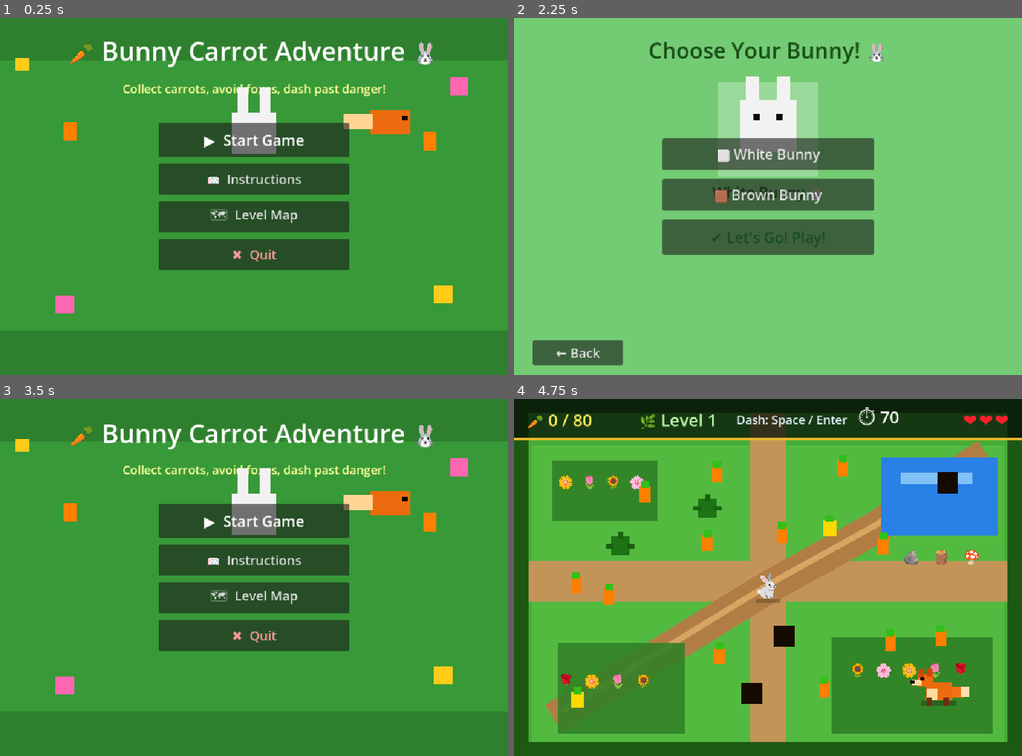
Above: before the commit, frames 1-4 (two rows, left to right).
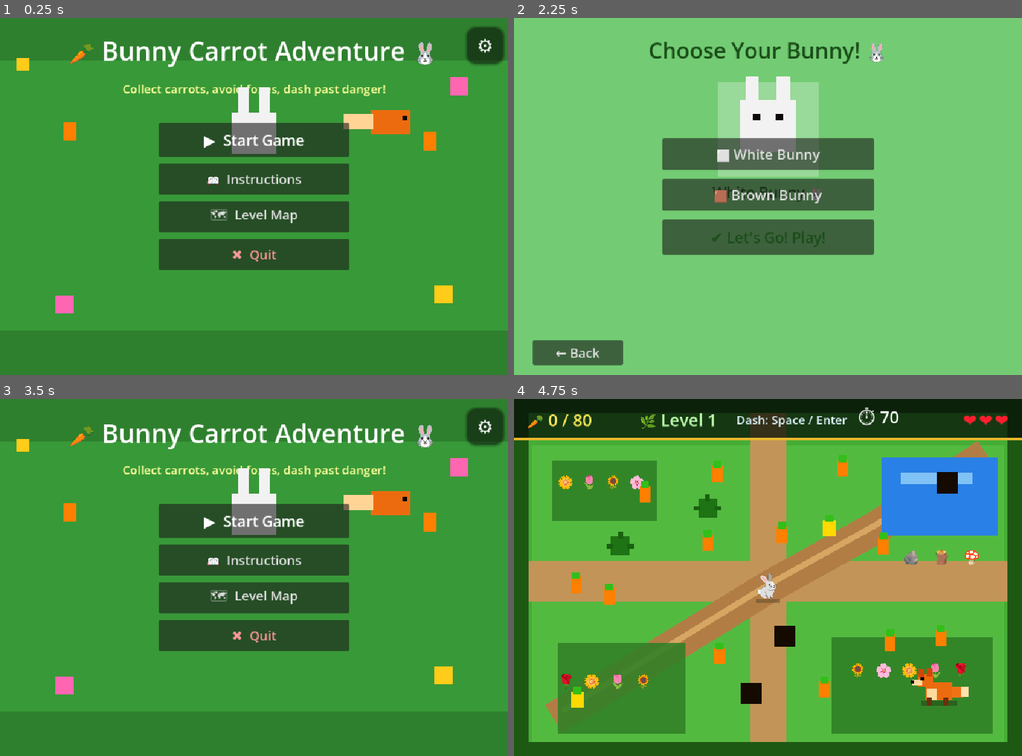
Above: after the commit, the same moments.

Repository: hamzabasem900-source/RUBBY
Game: Godot game, scene res://scenes/MainMenu.tscn
Two runs of this game, one before a commit and one after it. Both use one fixed random seed, a clock stepped at 60 frames per second and the inputs below.
Inputs (mouse positions are in pixels of both pictures, inside the frame that each line leads up to):
- Up to frame 1 (0.25 s): no input
- Up to frame 2 (2.25 s): click (1001, 46) at 0.5 s, where only the run after the commit has a clickable "⚙"; click (930, 89) at 1.25 s, where only the run after the commit has a clickable "✕"; click "▶ Start Game" at 2 s
- Up to frame 3 (3.5 s): click "← Back" at 2.75 s
- Up to frame 4 (4.75 s): click "▶ Start Game" at 3.5 s; click "✔ Let's Go! Play!" at 4.25 s

The runs differ from the first frame. In frame 1, 2.5% of the frame differs, in the area x 3-100%, y 2-83%; in frame 2, 0.9%; in frame 3, 2.5%; in frame 4, 1.2%.

Commit message:
Inline settings menu without new files

Diff:
--- a/project.godot
+++ b/project.godot
@@ -29,6 +29,7 @@
 window/size/viewport_width=1024
 window/size/viewport_height=720
 window/stretch/mode="canvas_items"
+window/stretch/aspect="expand"
 
 [input]
 
--- a/scenes/MainMenu.tscn
+++ b/scenes/MainMenu.tscn
@@ -1,6 +1,31 @@
-[gd_scene load_steps=2 format=3 uid="uid://main_menu"]
+[gd_scene load_steps=5 format=3 uid="uid://main_menu"]
 
 [ext_resource type="Script" path="res://scripts/main_menu.gd" id="1_mainmenu"]
+
+[sub_resource type="StyleBoxFlat" id="StyleBoxFlat_settings_normal"]
+bg_color = Color(0.06, 0.07, 0.06, 0.30)
+corner_radius_top_left = 18
+corner_radius_top_right = 18
+corner_radius_bottom_right = 18
+corner_radius_bottom_left = 18
+shadow_color = Color(0, 0, 0, 0.35)
+shadow_size = 6
+
+[sub_resource type="StyleBoxFlat" id="StyleBoxFlat_settings_hover"]
+bg_color = Color(0.08, 0.09, 0.08, 0.45)
+corner_radius_top_left = 18
+corner_radius_top_right = 18
+corner_radius_bottom_right = 18
+corner_radius_bottom_left = 18
+shadow_color = Color(0, 0, 0, 0.42)
+shadow_size = 8
+
+[sub_resource type="StyleBoxFlat" id="StyleBoxFlat_settings_pressed"]
+bg_color = Color(0.03, 0.04, 0.03, 0.55)
+corner_radius_top_left = 18
+corner_radius_top_right = 18
+corner_radius_bottom_right = 18
+corner_radius_bottom_left = 18
 
 [node name="MainMenu" type="Control"]
 layout_mode = 3
@@ -150,6 +175,7 @@
 color = Color(0.03, 0.02, 0.02, 1)
 
 [node name="CenterContainer" type="CenterContainer" parent="."]
+mouse_filter = 2
 layout_mode = 1
 anchors_preset = 15
 anchor_right = 1.0
@@ -185,3 +211,19 @@
 theme_override_colors/font_color = Color(1, 0.6, 0.6, 1)
 theme_override_font_sizes/font_size = 26
 text = "✖  Quit"
+
+[node name="SettingsButton" type="Button" parent="."]
+z_index = 100
+layout_mode = 0
+offset_left = 942.0
+offset_top = 20.0
+offset_right = 1014.0
+offset_bottom = 92.0
+mouse_default_cursor_shape = 2
+theme_override_colors/font_color = Color(1, 1, 1, 1)
+theme_override_colors/font_hover_color = Color(1, 0.95, 0.55, 1)
+theme_override_font_sizes/font_size = 38
+theme_override_styles/normal = SubResource("StyleBoxFlat_settings_normal")
+theme_override_styles/hover = SubResource("StyleBoxFlat_settings_hover")
+theme_override_styles/pressed = SubResource("StyleBoxFlat_settings_pressed")
+text = "⚙"
--- a/scripts/audio_manager.gd
+++ b/scripts/audio_manager.gd
@@ -24,9 +24,12 @@
 const MUSIC_KEYS: Array[String] = ["menu_music", "gameplay_music"]
 
 func _ready() -> void:
+	_ensure_audio_bus("Music")
+	_ensure_audio_bus("SFX")
 	for key in AUDIO_PATHS.keys():
 		var player := AudioStreamPlayer.new()
 		player.name = key
+		player.bus = "Music" if MUSIC_KEYS.has(key) else "SFX"
 		player.volume_db = _get_volume_for(key)
 		add_child(player)
 		_players[key] = player
@@ -58,6 +61,13 @@
 			return -2.0
 		_:
 			return 0.0
+
+func _ensure_audio_bus(bus_name: String) -> void:
+	if AudioServer.get_bus_index(bus_name) != -1:
+		return
+	AudioServer.add_bus()
+	var idx := AudioServer.get_bus_count() - 1
+	AudioServer.set_bus_name(idx, bus_name)
 
 func _set_stream_loop(stream: AudioStream, loop: bool) -> void:
 	# MP3, WAV, and OGG stream resources expose a loop property in Godot.
--- a/scripts/game_manager.gd
+++ b/scripts/game_manager.gd
@@ -58,10 +58,32 @@
 	time_changed.emit(time_remaining)
 
 func get_level_config(level_num: int) -> Dictionary:
+	var selected_config: Dictionary = level_configs[0]
 	for cfg in level_configs:
 		if cfg["level"] == level_num:
-			return cfg
-	return level_configs[0]
+			selected_config = cfg
+			break
+	return _apply_difficulty(selected_config)
+
+func _apply_difficulty(config: Dictionary) -> Dictionary:
+	var adjusted := config.duplicate(true)
+	var difficulty := _load_saved_difficulty()
+	match difficulty:
+		"Easy":
+			adjusted["time_limit"] = float(adjusted["time_limit"]) + 15.0
+			adjusted["lives"] = int(adjusted["lives"]) + 1
+			adjusted["required_score"] = int(float(adjusted["required_score"]) * 0.85)
+		"Hard":
+			adjusted["time_limit"] = max(25.0, float(adjusted["time_limit"]) - 10.0)
+			adjusted["lives"] = max(1, int(adjusted["lives"]) - 1)
+			adjusted["required_score"] = int(float(adjusted["required_score"]) * 1.15)
+	return adjusted
+
+func _load_saved_difficulty() -> String:
+	var config := ConfigFile.new()
+	if config.load("user://settings.cfg") != OK:
+		return "Normal"
+	return str(config.get_value("game", "difficulty", "Normal"))
 
 # ── Score ────────────────────────────────────────────────────────────────────
 
--- a/scripts/main_menu.gd
+++ b/scripts/main_menu.gd
@@ -2,27 +2,62 @@
 
 # =============================================
 # MainMenu Scene Controller
+# Settings are built inside this existing scene/script only.
+# No separate settings scene or manager is required.
 # =============================================
+
+const SETTINGS_PATH: String = "user://settings.cfg"
+const SETTINGS_SECTION: String = "game"
+const RESOLUTIONS: Array[String] = ["1024 x 720", "1280 x 720", "1600 x 900", "1920 x 1080"]
+const DIFFICULTIES: Array[String] = ["Easy", "Normal", "Hard"]
 
 @onready var start_btn:   Button = $CenterContainer/VBoxContainer/StartButton
 @onready var instr_btn:   Button = $CenterContainer/VBoxContainer/InstructionsButton
 @onready var map_btn:     Button = $CenterContainer/VBoxContainer/LevelMapButton
 @onready var quit_btn:    Button = $CenterContainer/VBoxContainer/QuitButton
+@onready var settings_btn: Button = $SettingsButton
 @onready var title_label: Label  = $TitleLabel
 
 var _bounce_t: float = 0.0
+var _settings_overlay: Control
+var _fps_label: Label
+var _settings: Dictionary = {
+	"fullscreen": false,
+	"resolution": "1024 x 720",
+	"show_fps": false,
+	"reduce_motion": false,
+	"master_volume": 0.85,
+	"music_volume": 0.70,
+	"sfx_volume": 0.85,
+	"mute_audio": false,
+	"difficulty": "Normal"
+}
 
 func _ready() -> void:
+	_load_settings()
+	_apply_settings()
 	AudioManager.play_menu_music()
 	start_btn.pressed.connect(_on_start)
 	instr_btn.pressed.connect(_on_instructions)
 	map_btn.pressed.connect(_on_level_map)
 	quit_btn.pressed.connect(_on_quit)
+	settings_btn.pressed.connect(_show_settings)
+	_build_settings_overlay()
+
+func _input(event: InputEvent) -> void:
+	if event.is_action_pressed("ui_cancel") and _settings_overlay != null and _settings_overlay.visible:
+		_hide_settings()
+	elif event is InputEventMouseButton:
+		var mouse_event := event as InputEventMouseButton
+		if mouse_event.button_index == MOUSE_BUTTON_LEFT and mouse_event.pressed:
+			if settings_btn.get_global_rect().has_point(mouse_event.position):
+				_show_settings()
 
 func _process(delta: float) -> void:
 	_bounce_t += delta
-	if title_label:
+	if title_label and not bool(_settings["reduce_motion"]):
 		title_label.position.y = 28.0 + sin(_bounce_t * 1.6) * 6.0
+	_update_fps_label()
 
 func _on_start() -> void:
 	AudioManager.play_button_click()
@@ -39,3 +74,262 @@
 func _on_quit() -> void:
 	AudioManager.play_button_click()
 	get_tree().quit()
+
+func _load_settings() -> void:
+	var config := ConfigFile.new()
+	if config.load(SETTINGS_PATH) != OK:
+		return
+	for key in _settings.keys():
+		_settings[key] = config.get_value(SETTINGS_SECTION, key, _settings[key])
+
+func _save_settings() -> void:
+	var config := ConfigFile.new()
+	for key in _settings.keys():
+		config.set_value(SETTINGS_SECTION, key, _settings[key])
+	var err := config.save(SETTINGS_PATH)
+	if err != OK:
+		push_warning("MainMenu: could not save settings.cfg")
+
+func _set_setting(key: String, value: Variant) -> void:
+	_settings[key] = value
+	_save_settings()
+	_apply_settings()
+
+func _apply_settings() -> void:
+	_apply_display_settings()
+	_apply_audio_settings()
+	_apply_fps_label()
+
+func _apply_display_settings() -> void:
+	var root_window := get_tree().root
+	root_window.content_scale_mode = Window.CONTENT_SCALE_MODE_CANVAS_ITEMS
+	root_window.content_scale_aspect = Window.CONTENT_SCALE_ASPECT_EXPAND
+	root_window.content_scale_size = Vector2i(1024, 720)
+
+	if bool(_settings["fullscreen"]):
+		DisplayServer.window_set_mode(DisplayServer.WINDOW_MODE_FULLSCREEN)
+		return
+
+	var size := _resolution_to_vector(str(_settings["resolution"]))
+	DisplayServer.window_set_mode(DisplayServer.WINDOW_MODE_WINDOWED)
+	DisplayServer.window_set_size(size)
+	var screen_size := DisplayServer.screen_get_size()
+	DisplayServer.window_set_position((screen_size - size) / 2)
+
+func _apply_audio_settings() -> void:
+	_set_bus_volume("Master", float(_settings["master_volume"]), bool(_settings["mute_audio"]))
+	_set_bus_volume("Music", float(_settings["music_volume"]), bool(_settings["mute_audio"]))
+	_set_bus_volume("SFX", float(_settings["sfx_volume"]), bool(_settings["mute_audio"]))
+
+func _set_bus_volume(bus_name: String, linear_value: float, muted: bool) -> void:
+	_ensure_audio_bus(bus_name)
+	var bus_idx := AudioServer.get_bus_index(bus_name)
+	if bus_idx == -1:
+		return
+	AudioServer.set_bus_mute(bus_idx, muted)
+	AudioServer.set_bus_volume_db(bus_idx, linear_to_db(clamp(linear_value, 0.0, 1.0)))
+
+func _ensure_audio_bus(bus_name: String) -> void:
+	if AudioServer.get_bus_index(bus_name) != -1:
+		return
+	AudioServer.add_bus()
+	var idx := AudioServer.get_bus_count() - 1
+	AudioServer.set_bus_name(idx, bus_name)
+
+func _apply_fps_label() -> void:
+	if not bool(_settings["show_fps"]):
+		if _fps_label != null:
+			_fps_label.queue_free()
+			_fps_label = null
+		return
+	if _fps_label != null:
+		return
+	_fps_label = Label.new()
+	_fps_label.name = "FpsOverlay"
+	_fps_label.z_index = 200
+	_fps_label.position = Vector2(14, 12)
+	_fps_label.add_theme_font_size_override("font_size", 18)
+	_fps_label.add_theme_color_override("font_color", Color(1, 1, 0.55, 1))
+	add_child(_fps_label)
+
+func _update_fps_label() -> void:
+	if _fps_label != null:
+		_fps_label.text = "FPS: " + str(Engine.get_frames_per_second())
+
+func _resolution_to_vector(resolution: String) -> Vector2i:
+	match resolution:
+		"1280 x 720":
+			return Vector2i(1280, 720)
+		"1600 x 900":
+			return Vector2i(1600, 900)
+		"1920 x 1080":
+			return Vector2i(1920, 1080)
+		_:
+			return Vector2i(1024, 720)
+
+func _build_settings_overlay() -> void:
+	_settings_overlay = ColorRect.new()
+	_settings_overlay.name = "SettingsOverlay"
+	_settings_overlay.visible = false
+	_settings_overlay.z_index = 150
+	_settings_overlay.color = Color(0, 0, 0, 0.62)
+	_settings_overlay.set_anchors_preset(Control.PRESET_FULL_RECT)
+	add_child(_settings_overlay)
+
+	var panel := PanelContainer.new()
+	panel.custom_minimum_size = Vector2(760, 520)
+	panel.size = Vector2(760, 520)
+	panel.set_anchors_preset(Control.PRESET_CENTER)
+	panel.position = Vector2(-380, -260)
+	var style := StyleBoxFlat.new()
+	style.bg_color = Color(0.07, 0.22, 0.10, 0.98)
+	style.border_color = Color(0.62, 0.95, 0.45, 1)
+	style.set_border_width_all(2)
+	style.set_corner_radius_all(18)
+	style.content_margin_left = 28
+	style.content_margin_right = 28
+	style.content_margin_top = 22
+	style.content_margin_bottom = 22
+	panel.add_theme_stylebox_override("panel", style)
+	_settings_overlay.add_child(panel)
+
+	var root := VBoxContainer.new()
+	root.add_theme_constant_override("separation", 14)
+	panel.add_child(root)
+
+	var header := HBoxContainer.new()
+	root.add_child(header)
+
+	var title := Label.new()
+	title.text = "⚙ الإعدادات"
+	title.size_flags_horizontal = Control.SIZE_EXPAND_FILL
+	title.add_theme_font_size_override("font_size", 36)
+	title.add_theme_color_override("font_color", Color.WHITE)
+	header.add_child(title)
+
+	var close_btn := Button.new()
+	close_btn.text = "✕"
+	close_btn.custom_minimum_size = Vector2(52, 44)
+	close_btn.pressed.connect(_hide_settings)
+	header.add_child(close_btn)
+
+	root.add_child(_section_label("العرض"))
+	root.add_child(_check_row("ملء الشاشة", "fullscreen"))
+	root.add_child(_option_row("الدقة", "resolution", RESOLUTIONS))
+	root.add_child(_check_row("إظهار FPS", "show_fps"))
+	root.add_child(_check_row("تقليل الحركة", "reduce_motion"))
+
+	root.add_child(_section_label("الصوت"))
+	root.add_child(_slider_row("الصوت الرئيسي", "master_volume"))
+	root.add_child(_slider_row("الموسيقى", "music_volume"))
+	root.add_child(_slider_row("المؤثرات", "sfx_volume"))
+	root.add_child(_check_row("كتم كل الأصوات", "mute_audio"))
+
+	root.add_child(_section_label("اللعب"))
+	root.add_child(_option_row("الصعوبة", "difficulty", DIFFICULTIES))
+
+	var footer := HBoxContainer.new()
+	footer.alignment = BoxContainer.ALIGNMENT_CENTER
+	footer.add_theme_constant_override("separation", 12)
+	root.add_child(footer)
+
+	var reset_btn := Button.new()
+	reset_btn.text = "استعادة الافتراضي"
+	reset_btn.custom_minimum_size = Vector2(220, 48)
+	reset_btn.pressed.connect(_reset_settings)
+	footer.add_child(reset_btn)
+
+	var back_btn := Button.new()
+	back_btn.text = "إغلاق"
+	back_btn.custom_minimum_size = Vector2(220, 48)
+	back_btn.pressed.connect(_hide_settings)
+	footer.add_child(back_btn)
+
+func _section_label(text: String) -> Label:
+	var label := Label.new()
+	label.text = text
+	label.add_theme_font_size_override("font_size", 24)
+	label.add_theme_color_override("font_color", Color(1, 1, 0.68, 1))
+	return label
+
+func _row(label_text: String) -> HBoxContainer:
+	var row := HBoxContainer.new()
+	row.add_theme_constant_override("separation", 12)
+	var label := Label.new()
+	label.text = label_text
+	label.custom_minimum_size = Vector2(210, 30)
+	label.size_flags_horizontal = Control.SIZE_EXPAND_FILL
+	label.add_theme_font_size_override("font_size", 18)
+	label.add_theme_color_override("font_color", Color(0.94, 0.98, 0.94, 1))
+	row.add_child(label)
+	return row
+
+func _check_row(label_text: String, setting_key: String) -> HBoxContainer:
+	var row := _row(label_text)
+	var toggle := CheckButton.new()
+	toggle.button_pressed = bool(_settings[setting_key])
+	toggle.toggled.connect(func(pressed: bool) -> void:
+		_set_setting(setting_key, pressed)
+	)
+	row.add_child(toggle)
+	return row
+
+func _slider_row(label_text: String, setting_key: String) -> HBoxContainer:
+	var row := _row(label_text)
+	var slider := HSlider.new()
+	slider.min_value = 0
+	slider.max_value = 100
+	slider.step = 1
+	slider.custom_minimum_size = Vector2(220, 28)
+	slider.value = round(float(_settings[setting_key]) * 100.0)
+	row.add_child(slider)
+	var value_label := Label.new()
+	value_label.custom_minimum_size = Vector2(58, 28)
+	value_label.text = str(int(slider.value)) + "%"
+	value_label.add_theme_color_override("font_color", Color(1, 1, 0.72, 1))
+	slider.value_changed.connect(func(value: float) -> void:
+		value_label.text = str(int(value)) + "%"
+		_set_setting(setting_key, value / 100.0)
+	)
+	row.add_child(value_label)
+	return row
+
+func _option_row(label_text: String, setting_key: String, options: Array[String]) -> HBoxContainer:
+	var row := _row(label_text)
+	var option := OptionButton.new()
+	option.custom_minimum_size = Vector2(220, 34)
+	for item in options:
+		option.add_item(item)
+	var selected_index := options.find(str(_settings[setting_key]))
+	option.select(max(0, selected_index))
+	option.item_selected.connect(func(index: int) -> void:
+		_set_setting(setting_key, options[index])
+	)
+	row.add_child(option)
+	return row
+
+func _show_settings() -> void:
+	if _settings_overlay.visible:
+		return
+	AudioManager.play_button_click()
+	_settings_overlay.visible = true
+
+func _hide_settings() -> void:
+	AudioManager.play_button_click()
+	_settings_overlay.visible = false
+
+func _reset_settings() -> void:
+	_settings = {
+		"fullscreen": false,
+		"resolution": "1024 x 720",
+		"show_fps": false,
+		"reduce_motion": false,
+		"master_volume": 0.85,
+		"music_volume": 0.70,
+		"sfx_volume": 0.85,
+		"mute_audio": false,
+		"difficulty": "Normal"
+	}
+	_save_settings()
+	_apply_settings()
+	get_tree().reload_current_scene()
